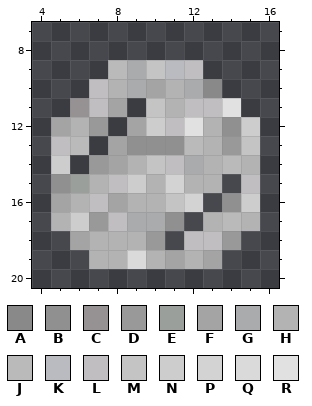
Pixel-art sprite: Textures/bottles_and_potions/mcl_potions_potion_overlay.png. The first picture shows the starting point.
The file is 21x22 pixels. Colours within 5 levels of each other are drawn and written as one. Shown: x 4..16, y 7..20.
Palette (. is transparent): A #898989  B #909090  C #969293  D #999999  E #9b9f9c  F #a4a4a4  G #aaabac  H #b3b3b3  J #bababa  K #b9bbc0  L #c0bec0  M #c4c4c4  N #cdcdcd  P #d3d3d3  Q #dadada  R #e1e1e1
Pixels before, first column x 5:
 9 ...JGMKL...
10 ..LHGFHGA..
11 .CLF.MHLLR.
12 FHD.FNLRHBN
13 LJ.FBBBJHDM
14 N.DFHMLGHJH
15 BEHLNHPHH.L
16 FHLFHHMP.BN
17 HNDLGGB.HJH
18 .FHHHD.LLD.
19 ..HHQHFHF..
The same view after the edit:
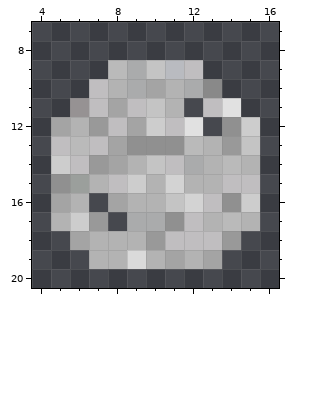
Edits made:
The edit adds colour L in row 11 at x 9; in row 12 at x 8; in row 13 at x 7; in row 14 at x 6; in row 15 at x 14; in row 16 at x 13.
The edit adds colour L in row 17 at x 12; in row 18 at x 11.
Colour H is removed in row 12 at x 13.
Colour L is removed in row 11 at x 12; in row 16 at x 7; in row 17 at x 8.
Boxes around the changes in both pictures, in picture pixels (x1, y1, x2, y2):
changed: (70, 98, 241, 250)
